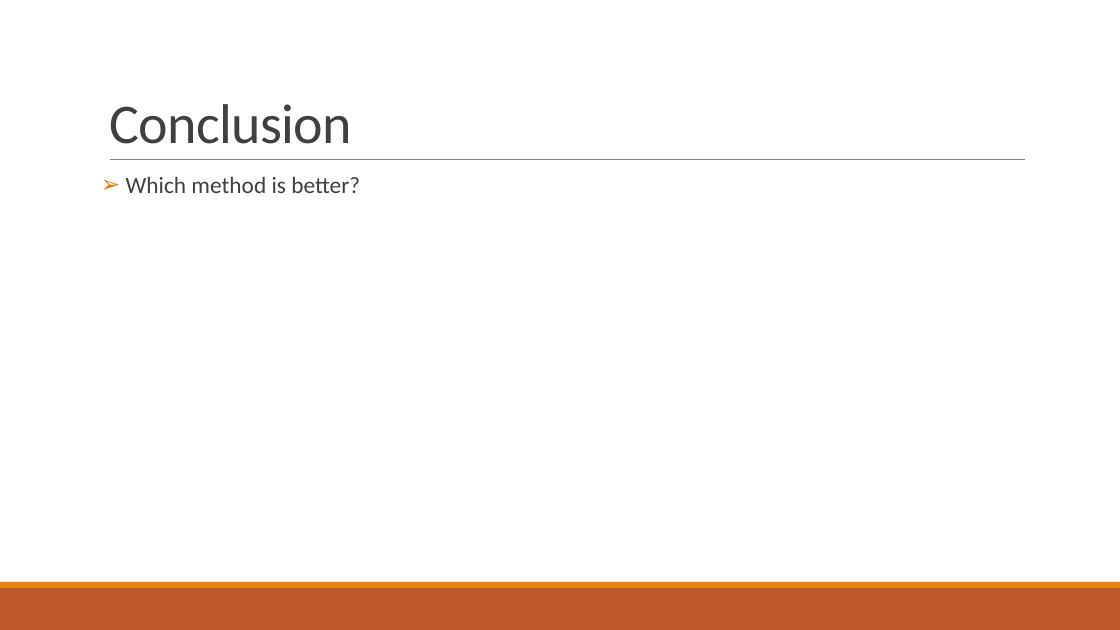
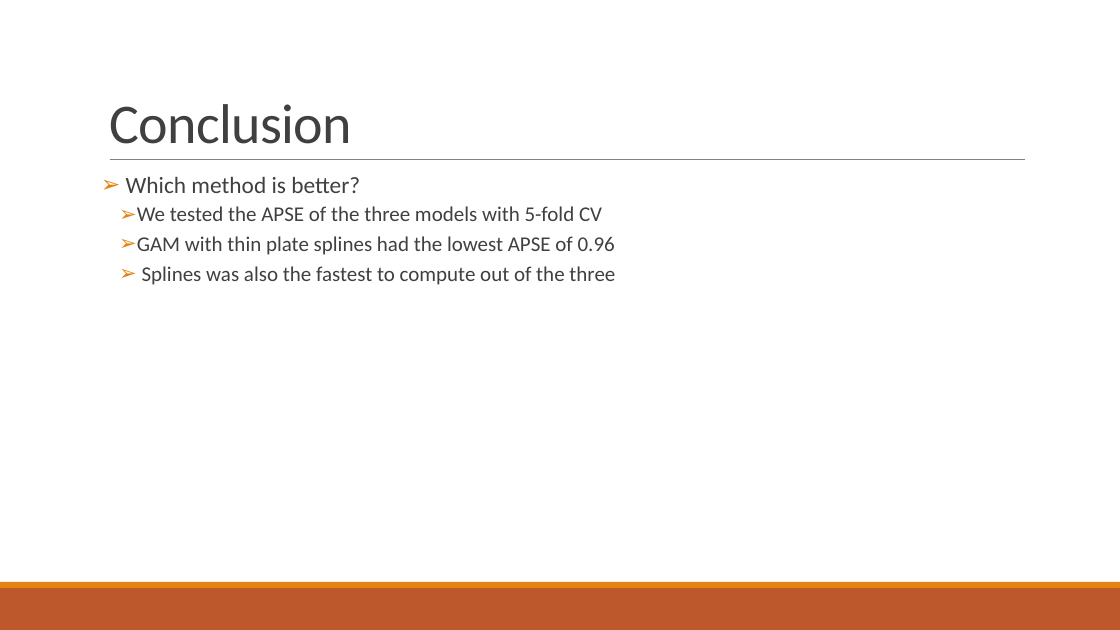
Before and after one commit to zizhouW/Stat-444-Final-Project, a slide deck: slide 23 of presentation.pptx. Drawn at 1120x630 pixels with LibreOffice and Linux fonts; fonts in the diff are those of the drawing. Boxes give left, top, right and bottom in pixels: in the first picture for what was removed or moved away, otherwise in the second. Text is boxed around its words. In the diff, an @@ line names an element or a change of style, - is before the commit and + after.

```diff
--- a/presentation.pptx
+++ b/presentation.pptx
@@ text at box(137, 206, 615, 285): paragraphs added @@
+  ➢ We tested the APSE of the three models with 5-fold CV
+  ➢ GAM with thin plate splines had the lowest APSE of 0.96
+  ➢ Splines was also the fastest to compute out of the three
```
Also in this commit, not shown: 5 other slides changed.
